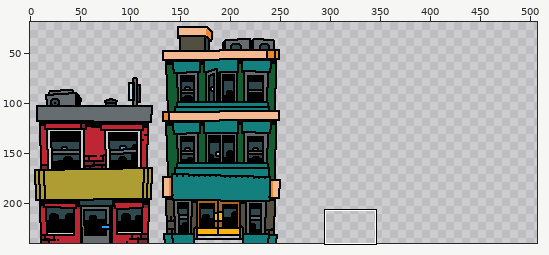
File history of a sprite sheet, assets/images/buildings.png. Above, an overview of the earlier version with the close-up marked.
Close-up. Before the edit:
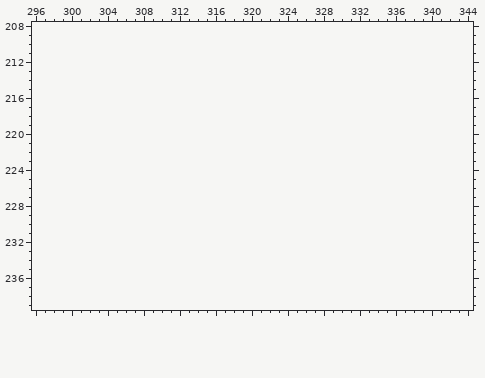
The file is 256x240 pixels. Shown: x 296..344, y 208..239. The old version is drawn lined up with the new one, on the new canvas. The wide view leaves out empty margins. The commit also changed other parts of the picture, which this record leaves out.
Palette (. is transparent): 
The result:
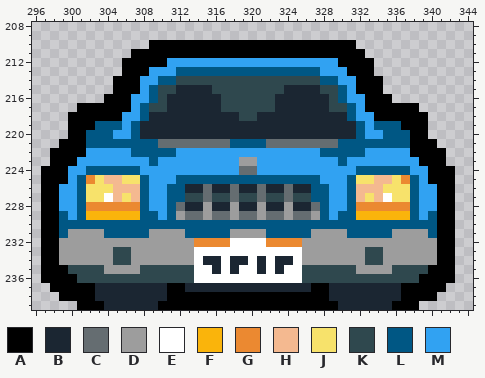
Colours new in this view: A #000000  B #1b2632  C #656d71  D #9d9d9d  E #ffffff  F #fab40b  G #eb8931  H #f4b990  J #f7e26b  K #2f484e  L #005784  M #31a2f2
Difference:
canvas 256x240 -> 512x240
Changed rows in their new state; - is an unchanged pixel.
first column x 297:
210 ------------AAAAAAAAAAAAAAAAAAAAAAA-----------
211 ----------AAAAAAAAAAAAAAAAAAAAAAAAAA----------
212 ---------AAAAAMMMMMMMMMMMMMMMMMMMAAAA---------
213 ---------AAAMMMLLLLLLLLLLLLLLLLMMMAAA---------
214 --------AAAMMLLKKKKKKKKKKKKKKKKLLMMAAA--------
215 --------AAAMLKKBBBBKKKKKKKKBBBBKKLMAAA--------
216 -------AAAMMLKBBBBBBKKKKKKBBBBBBKLMMAAA-------
217 ----AAAAAAMLKKBBBBBBKKKKKKBBBBBBKKLMAAAAAA----
218 ---AAAAAAMMLBBBBBBBBBBKKBBBBBBBBBBLMMAAAAAA---
219 ---AAALLLMLBBBBBBBBBBBBBBBBBBBBBBBBLMLLLAAA---
220 ---AALLLMMLBBBBBBBBBBBBBBBBBBBBBBBBLMMLLLAA---
221 --AAALLLLLLLLCCCCCCCCLLLLCCCCCCCCLLLLLLLLAAA--
222 -AAAAMMMMMLLLLLMMMMMMMMMMMMMMMMLLLLLMMMMMAAAA-
223 -AAAMMMMMMMMLMMMMMMMMMDDMMMMMMMMMLMMMMMMMMAAA-
224 AAAMMLLLLLLMMMMMMMMMMMCCMMMMMMMMMMMLLLLLLMMAAA
225 AAAMLGJHHJJLMMMLLLLLLLLLLLLLLLLMMMLJJHHJGLMAAA
226 AAMMLJJJHHHLMMLLBBCBBCBBCBBCBBLLMMLHHHJJJLMMAA
227 AAMMLJJEHJHLMMLLKKCKKCKKCKKCKKLLMMLHJHEJJLMMAA
228 AAMMLGGGGGGLMMLCBBDBBDBBDBBDBBCLMMLGGGGGGLMMAA
229 AALMLFFFFFFLLMLDCCDCCDCCDCCDCCDLMLLFFFFFFLMLAA
230 AALLLLLLLLLLLLLLLLLLLLLLLLLLLLLLLLLLLLLLLLLLAA
231 AALDDDDLLLLLDDDDLLLLLDDDDLLLLLDDDDLLLLLDDDDLAA
232 AADDDDDDDDDDDDDDDGGGGEEEEGGGGDDDDDDDDDDDDDDDAA
233 AADDDDDDKKDDDDDDDEEEEEEEEEEEEDDDDDDDKKDDDDDDAA
234 AADDDDDDKKDDDDDDDEBBEBBEBEBBEDDDDDDDKKDDDDDDAA
235 AAAKKKKDDDDKKKKKKEEBEBEEBEBEEKKKKKKDDDDKKKKAAA
236 AAAAKKKKKKKKKKKKKEEEEEEEEEEEEKKKKKKKKKKKKKAAAA
237 -AAAAABBBBBBBBAABBBBBBBBBBBBBBAABBBBBBBBAAAAA-
238 --AAAABBBBBBBBAAAAAAAAAAAAAAAAAABBBBBBBBAAAA--
239 ----AAABBBBBBAAAAAAAAAAAAAAAAAAAABBBBBBAAA----
